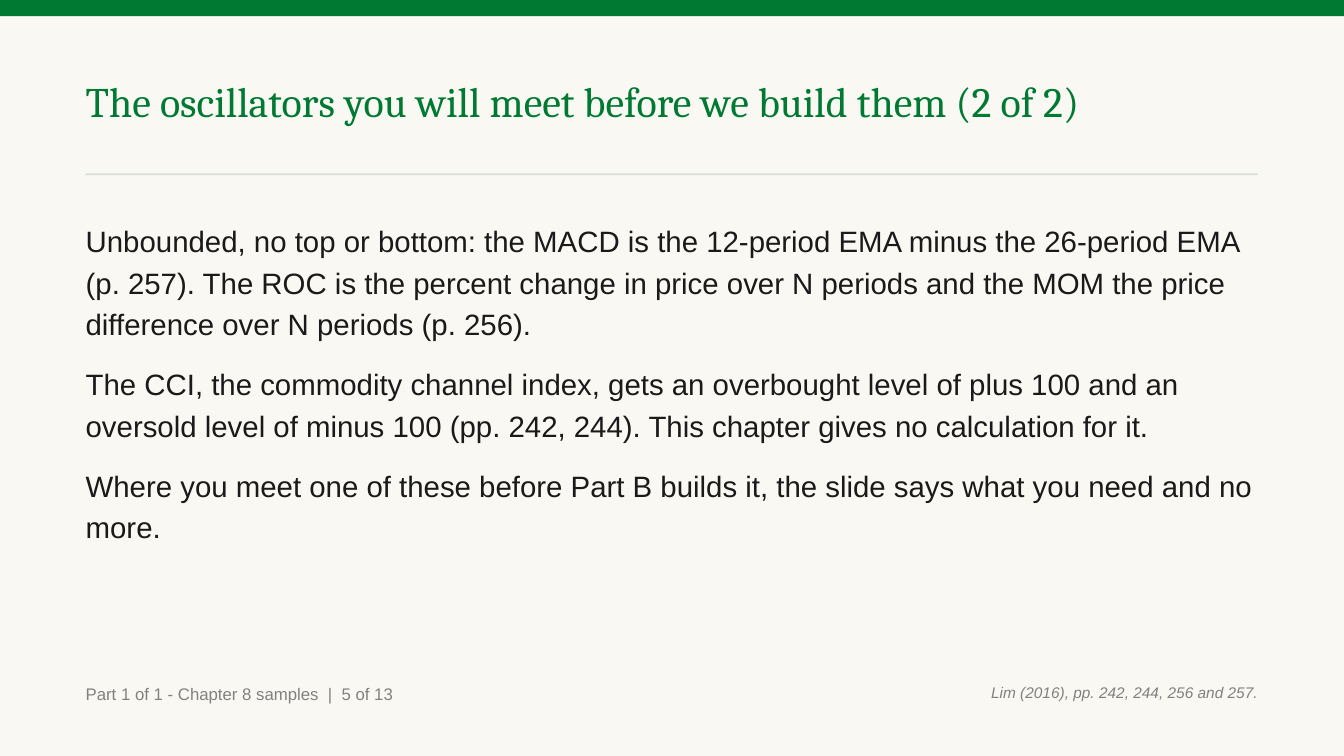
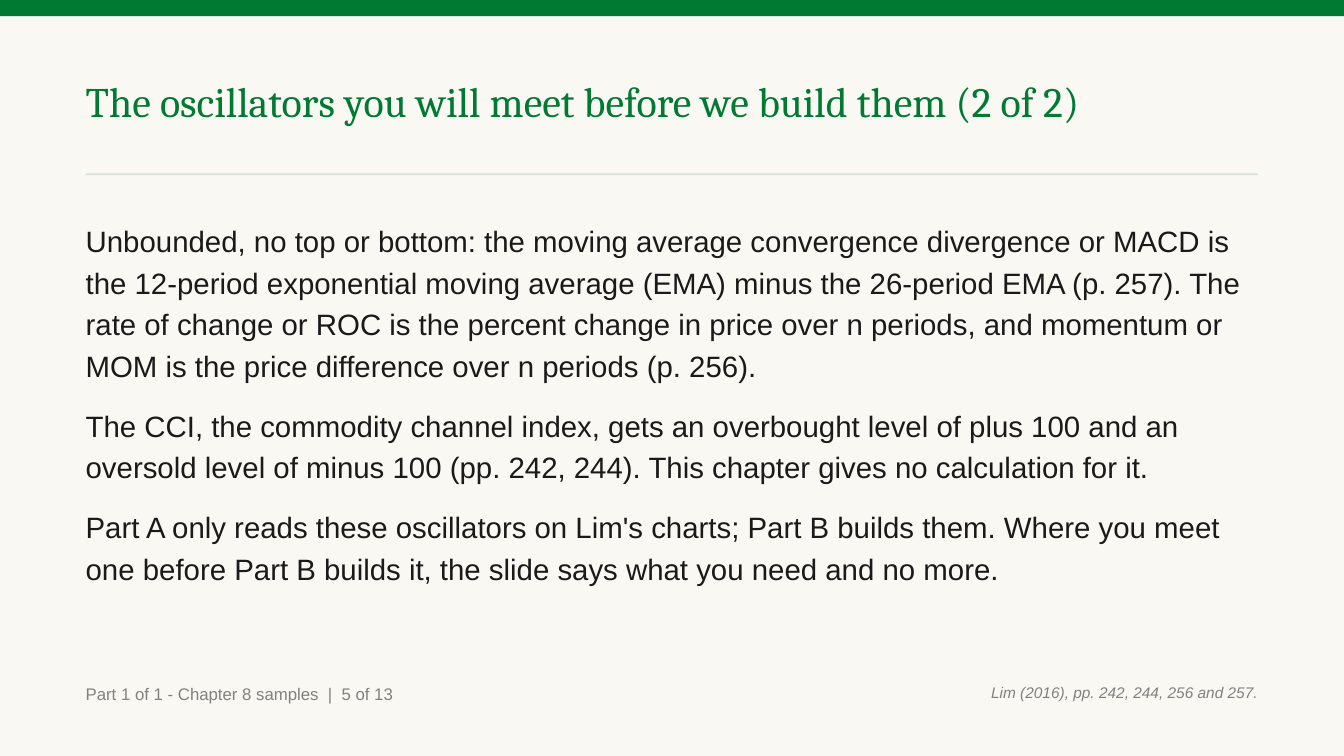
Before and after one commit to benjiesotelo-sudo/Telos_FIN1209, a slide deck: slide 7 of chapter-08/FIN1209-Chapter-08.pptx. Drawn at 1344x756 pixels with LibreOffice and Linux fonts; fonts in the diff are those of the drawing. Boxes give left, top, right and bottom in pixels: in the first picture for what was removed or moved away, otherwise in the second. Text is boxed around its words. In the diff, an @@ line names an element or a change of style, - is before the commit and + after.

```diff
--- a/chapter-08/FIN1209-Chapter-08.pptx
+++ b/chapter-08/FIN1209-Chapter-08.pptx
@@ text at [86, 230, 1240, 383]: text changed @@
-Unbounded, no top or bottom: the MACD is the 12-period EMA minus the 26-period EMA (p. 257). The ROC is the percent change in price over N periods and the MOM the price difference over N periods (p. 256).
+Unbounded, no top or bottom: the moving average convergence divergence or MACD is the 12-period exponential moving average (EMA) minus the 26-period EMA (p. 257). The rate of change or ROC is the percent change in price over n periods, and momentum or MOM is the price difference over n periods (p. 256).
@@ text at [86, 516, 1219, 586]: text changed @@
-Where you meet one of these before Part B builds it, the slide says what you need and no more.
+Part A only reads these oscillators on Lim's charts; Part B builds them. Where you meet one before Part B builds it, the slide says what you need and no more.
```
Also in this commit, not shown: 9 other slides changed, 5 other files.
